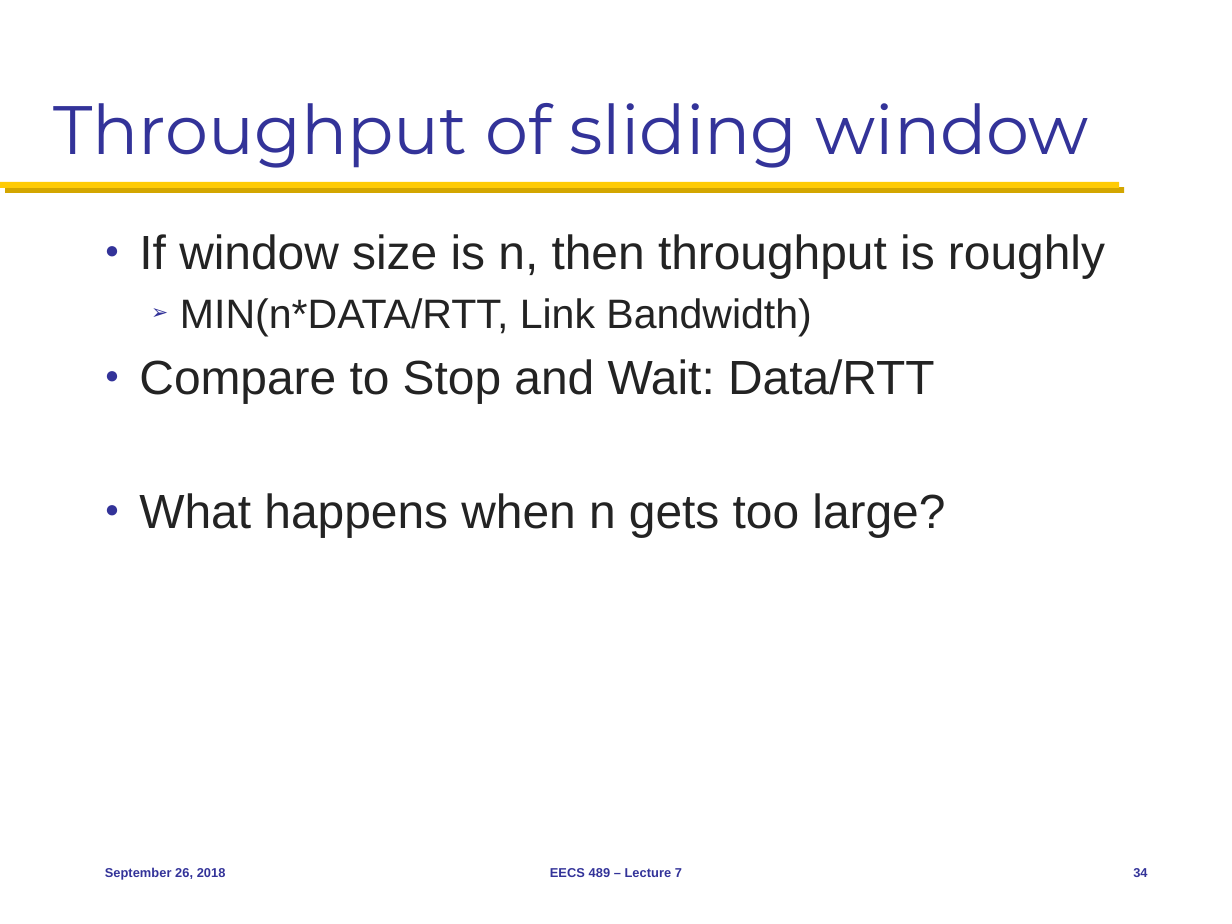
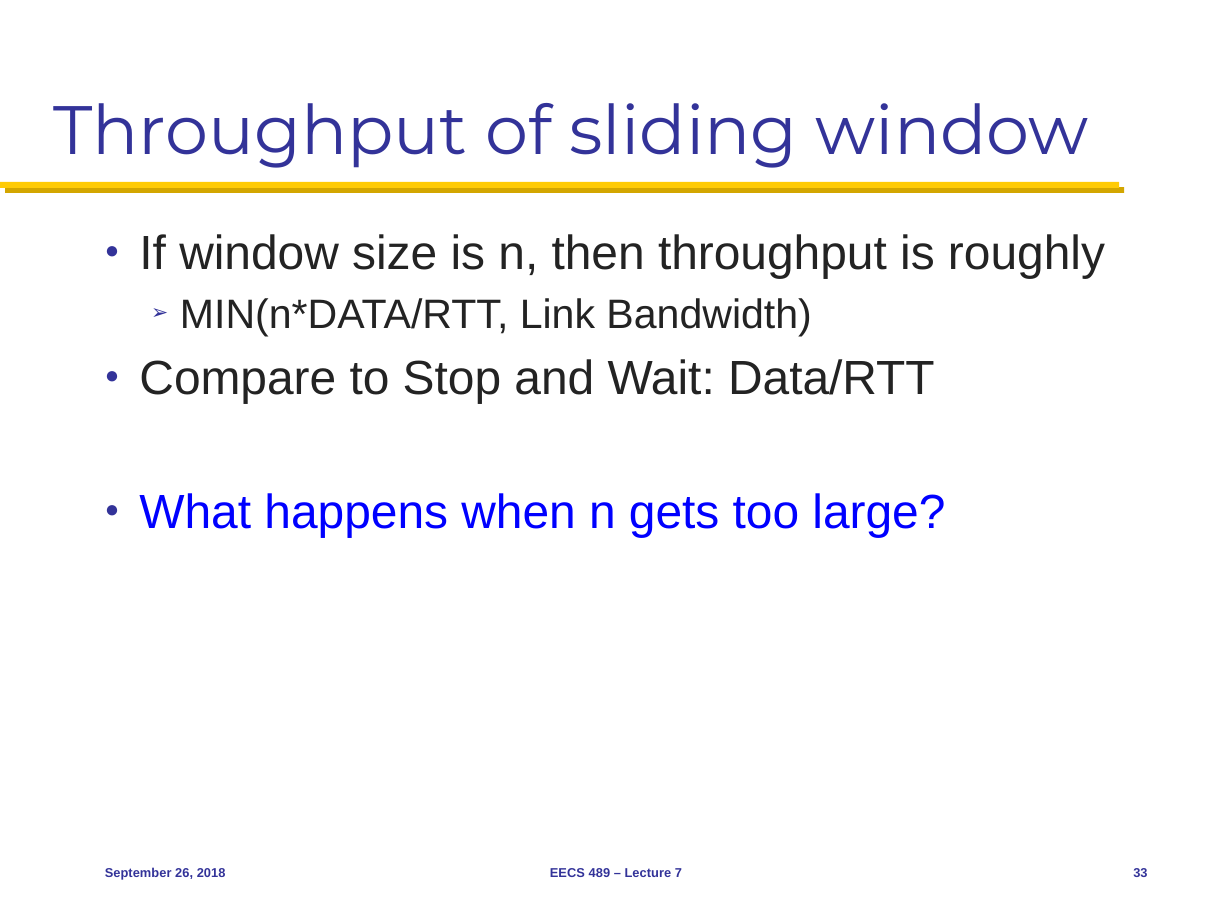
Before and after one commit to mosharaf/eecs489, a slide deck: slide 33 of Slides/092618.pptx (slide 34 before the commit). Drawn at 1232x924 pixels with LibreOffice and Linux fonts; fonts in the diff are those of the drawing. Boxes give left, top, right and bottom in pixels: in the first picture for what was removed or moved away, otherwise in the second. Text is boxed around its words. In the diff, an @@ line names an element or a change of style, - is before the commit and + after.

```diff
--- a/Slides/092618.pptx
+++ b/Slides/092618.pptx
@@ text at (x1=139, y1=493, x2=945, y2=537): text colour #232323 to #0000FF in "What happens when n gets too large?" @@
@@ page number at (x1=1133, y1=868, x2=1147, y2=877): text changed @@
-34
+33
```
Also in this commit, not shown: 10 other slides changed, 1 slide removed.
